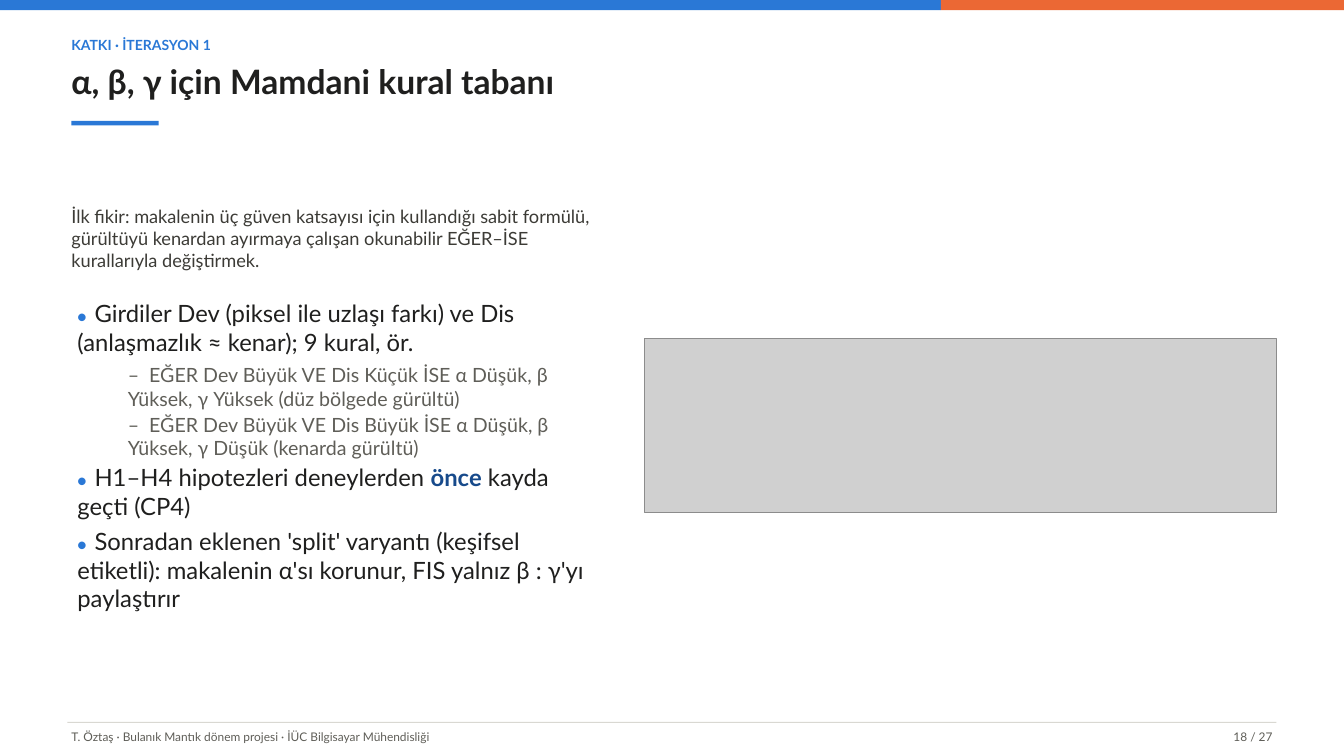
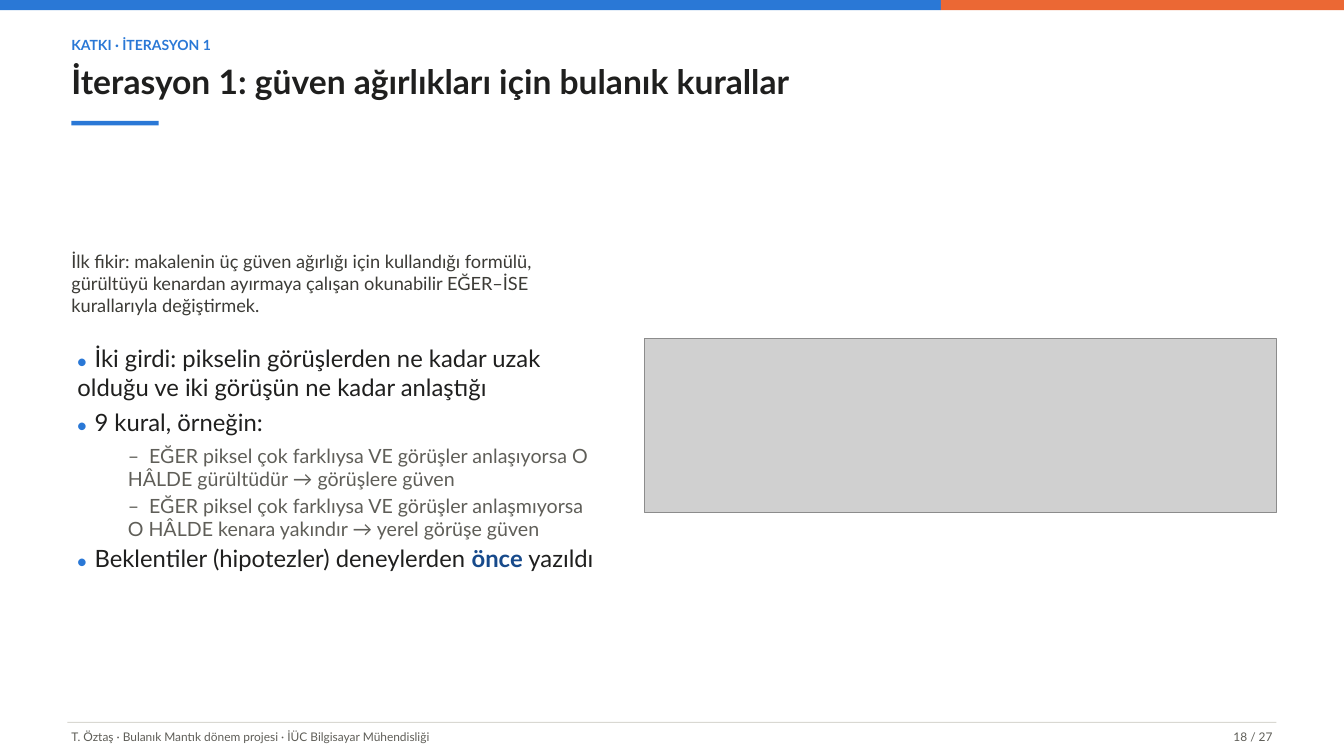
Before and after one commit to tarikoztas/fuzzy-logic-project, a slide deck: slide 18 of presentation/presentation_tr.pptx. Drawn at 1344x756 pixels with LibreOffice and Linux fonts; fonts in the diff are those of the drawing; grey boxes stand for pictures. Boxes give left, top, right and bottom in pixels: in the first picture for what was removed or moved away, otherwise in the second. Text is boxed around its words. In the diff, an @@ line names an element or a change of style, - is before the commit and + after.

```diff
--- a/presentation/presentation_tr.pptx
+++ b/presentation/presentation_tr.pptx
@@ text at <box>71,65,790,100</box>: text changed @@
-α, β, γ için Mamdani kural tabanı
+İterasyon 1: güven ağırlıkları için bulanık kurallar
@@ text at <box>71,253,532,316</box>: text changed @@
-İlk fikir: makalenin üç güven katsayısı için kullandığı sabit formülü, gürültüyü kenardan ayırmaya çalışan okunabilir EĞER–İSE kurallarıyla değiştirmek.
+İlk fikir: makalenin üç güven ağırlığı için kullandığı formülü, gürültüyü kenardan ayırmaya çalışan okunabilir EĞER–İSE kurallarıyla değiştirmek.
@@ text at <box>77,346,593,571</box>: text changed; size 17 to 14 pt; text colour #1F1F1E to #5F5E58 @@
-● Girdiler Dev (piksel ile uzlaşı farkı) ve Dis (anlaşmazlık ≈ kenar); 9 kural, ör.
-  – EĞER Dev Büyük VE Dis Küçük İSE α Düşük, β Yüksek, γ Yüksek (düz bölgede gürültü)
-  – EĞER Dev Büyük VE Dis Büyük İSE α Düşük, β Yüksek, γ Düşük (kenarda gürültü)
-● H1–H4 hipotezleri deneylerden önce kayda geçti (CP4)
-● Sonradan eklenen 'split' varyantı (keşifsel etiketli): makalenin α'sı korunur, FIS yalnız β : γ'yı paylaştırır
+● İki girdi: pikselin görüşlerden ne kadar uzak olduğu ve iki görüşün ne kadar anlaştığı
+● 9 kural, örneğin:
+  – EĞER piksel çok farklıysa VE görüşler anlaşıyorsa O HÂLDE gürültüdür → görüşlere güven
+  – EĞER piksel çok farklıysa VE görüşler anlaşmıyorsa O HÂLDE kenara yakındır → yerel görüşe güven
+● Beklentiler (hipotezler) deneylerden önce yazıldı
```
Also in this commit, not shown: 20 other slides changed, 1 slide added, 1 slide removed, 13 other files.
